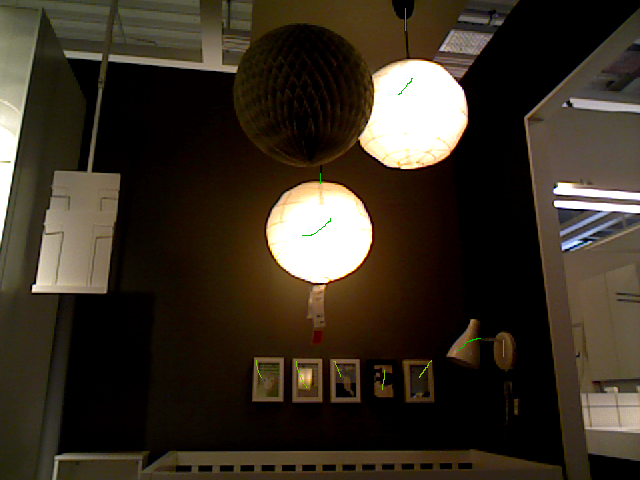
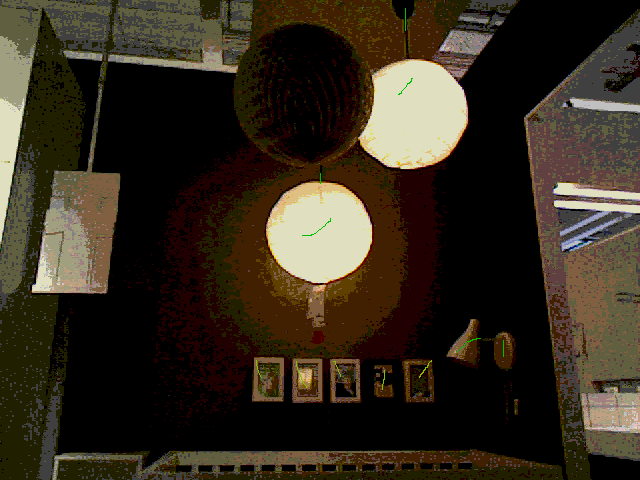
Comparing the layer stacks of the two 640x480 images. Changes:
painted on "36.png" over [0, 0, 640, 480]
